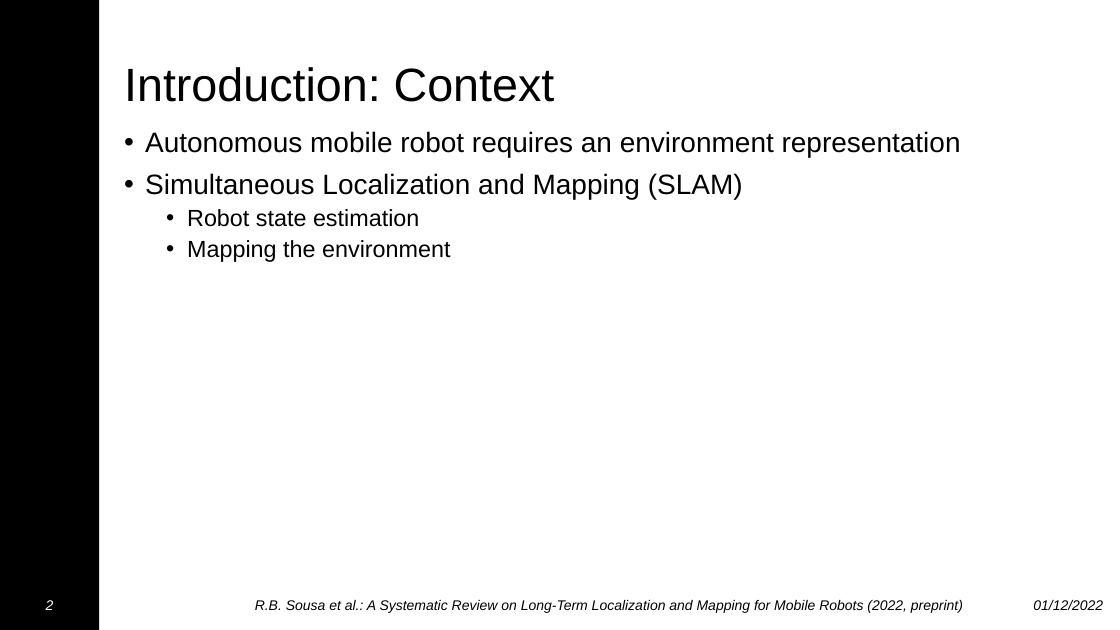
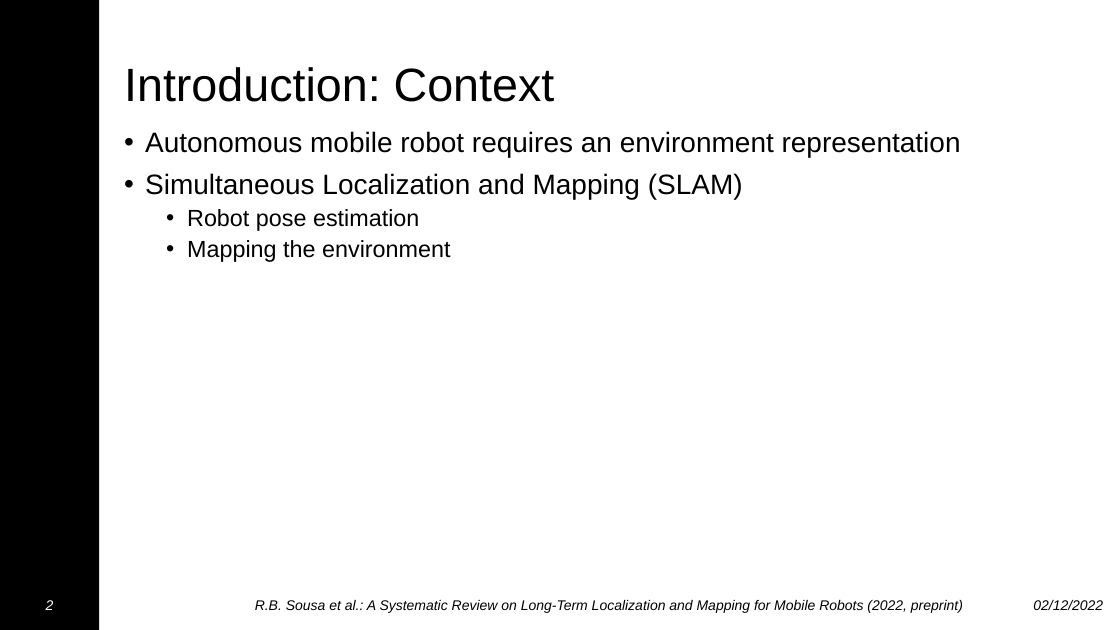
Before and after one commit to sousarbarb/slr-ltlm-mr, a slide deck: slide 4 of presentation/long-term-slam.pptx. Drawn at 1120x630 pixels with LibreOffice and Linux fonts; fonts in the diff are those of the drawing; background and template pictures are left out. Boxes give left, top, right and bottom in pixels: in the first picture for what was removed or moved away, otherwise in the second. Text is boxed around its words. In the diff, an @@ line names an element or a change of style, - is before the commit and + after.

```diff
--- a/presentation/long-term-slam.pptx
+++ b/presentation/long-term-slam.pptx
@@ text at (187,209,419,231): text changed @@
-  • Robot state estimation
+  • Robot pose estimation
@@ text at (1033,600,1103,610): text changed @@
-01/12/2022
+02/12/2022
```
Also in this commit, not shown: 55 other slides changed, 1 slide added.
